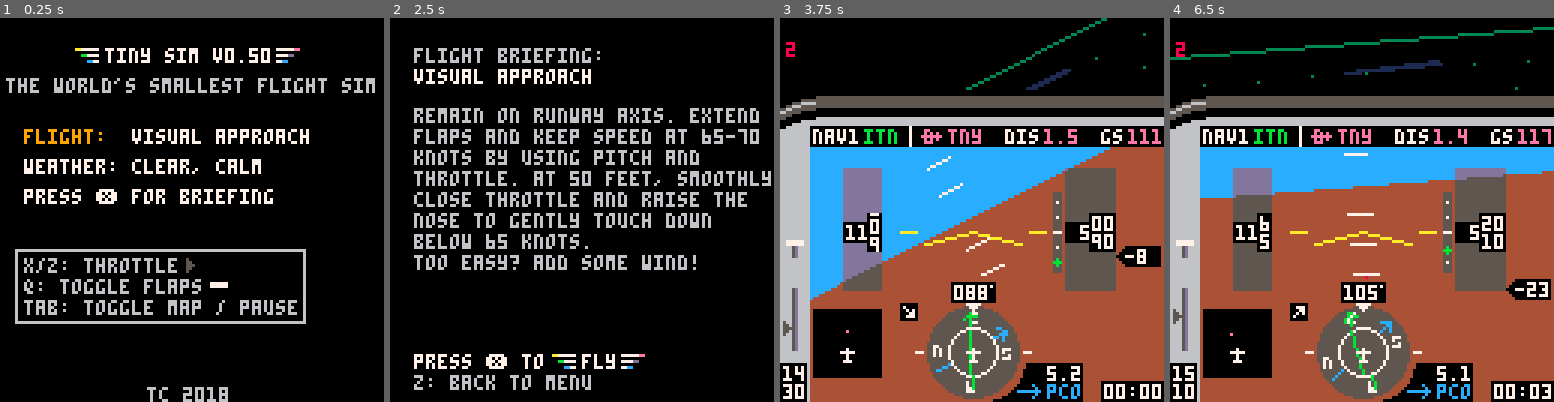
Above: before the commit, frames 1-4 (left to right).
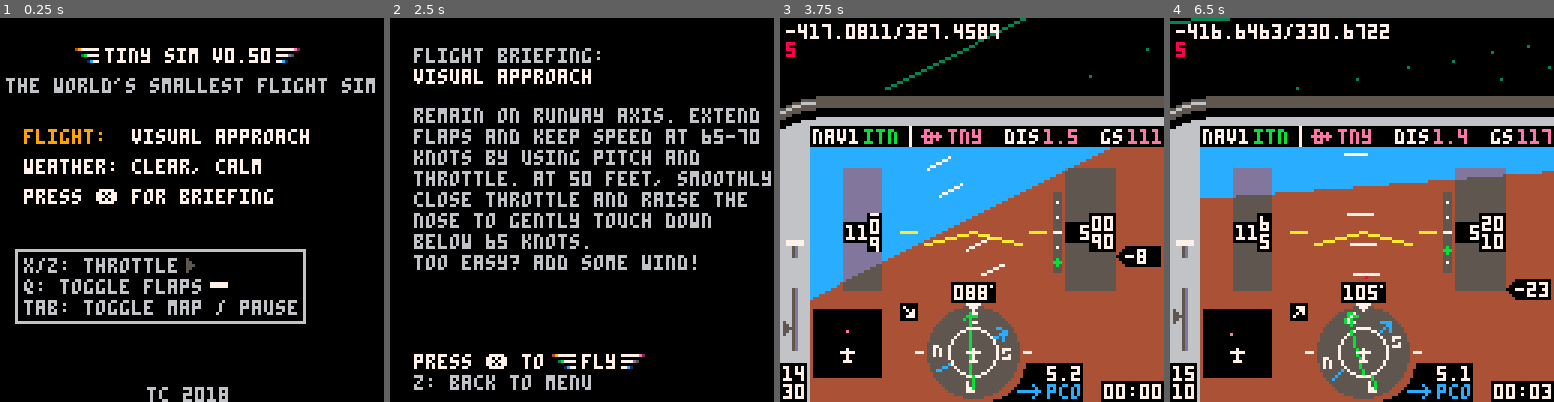
Above: after the commit, the same moments.

Repository: freds72/tiny_sim
Game: PICO-8 cartridge carts/tinysim.p8
Same seed, same stepped clock (60 frames per second), same inputs: the game is played once before the commit and once after it.
Inputs:
- Up to frame 1 (0.25 s): no input
- Up to frame 2 (2.5 s): tap O (Z key) at 0.33, 0.7, 1.43, 2.22 s; tap X (X key) at 1.07, 2.07, 2.4 s; hold Left 1.97-2.37 s; hold Down from 2.42 s (still down)
- Up to frame 3 (3.75 s): tap X (X key) every 0.33 s from 2.73 to 3.73 s; release Down at 2.82 s; hold Right 2.87-3.53 s; tap O (Z key) at 3.1 s; hold Up from 3.58 s (still down)
- Up to frame 4 (6.5 s): tap O (Z key) at 3.98, 4.87, 5.75 s; tap X (X key) every 0.33 s from 4.07 to 6.4 s; release Up at 4.08 s; hold Right 4.13-4.53 s; hold Down 4.58-5.08 s; hold Left 5.13-5.8 s; hold Up 5.85-6.18 s; hold Left from 6.23 s (still down)

The runs differ from the first frame. In frame 1, less than 0.1% of the frame differs, in the area x 19-79%, y 7-12%; in frame 2, less than 0.1%; in frame 3, 1.7%; in frame 4, 2.2%, in the area x 0-100%, y 0-19%.

Commit message:
removed obsolete code fast transparent rectangle wip

Diff:
--- /dev/null
+++ b/carts/recttrans.p8
@@ -0,0 +1,92 @@
+pico-8 cartridge // http://www.pico-8.com
+version 16
+__lua__
+local x,y=16,16
+local shades={}
+function _init()
+	for i=0,15 do
+	 for j=0,15 do
+	 	shades[i+16*j]=sget(9,i)+16*sget(9,j)
+	 end
+	end
+end
+function _update()
+	local dx,dy=0,0
+	if(btn(0)) dx=-1
+	if(btn(1)) dx=1
+	if(btn(2)) dy=-1
+	if(btn(3)) dy=1
+	x+=dx
+	y+=dy
+end
+
+function _draw()
+	cls(1)
+	circfill(64,64,20,6)
+
+	rectfillt(33+x,56+y,67+x,89+y)
+
+	fillp(0xa5a5)
+	--rect(33+x,56+y,67+x,89+y,0x87)
+	fillp()
+
+	print(flr(100*stat(1)).."%",2,2,7)
+end
+
+function rectfillt(x0,y0,x1,y1)
+	for j=y0,y1 do
+		for i=x0,x1 do
+			local c=pget(i,j)
+			pset(i,j,sget(9,c))
+		end
+ end
+end
+
+function rectfillt(x0,y0,x1,y1)
+	x0,x1=max(flr(x0)),min(flr(x1),127)
+
+	for j=max(y0),min(y1,127) do
+		linefillt(x0,j,x1)
+ end
+	--print(x0,x0,y1+9,7)
+	--print(x1..":"..(x1-x0),x1,y1+9,7)
+end
+
+function linefillt(x0,y0,x1)
+ -- odd?
+ if band(x0,0x1)>0 then
+ 	pset(x0,y0,sget(9,pget(x0,y0)))
+ 	-- move to even boundary
+ 	x0+=1
+ end
+ if band(x1,0x1)>0 then
+ 	-- move to even boundary
+ 	x1+=1
+ 	pset(x1,y0,sget(9,pget(x1,y0)))
+ end
+
+	local n=shr(x1-x0,1)
+	local mem=0x6000+64*y0+shr(x0,1)
+	for i=1,n do
+		poke(mem,shades[peek(mem)])
+		mem+=1
+	end
+end
+…(18 lines of a section not shown)…
--- a/carts/tinysim.p8
+++ b/carts/tinysim.p8
@@ -5,47 +5,53 @@
 --t cueni
 
 --scenarios (name,lat,lon,hdg,alt,pitch,bank,throttle,gps dto,nav1,nav2)
-scenarios={{"visual approach",-417,326.3,85,600,-1,0,25,3,2,1},
-           {"final approach",-408.89,230.77,85,1000,1,0,75,3,2,1},
-           {"full approach",-222.22,461.54,313,3000,0,0,91,3,2,1},
-           {"engine failure!",-244.44,261.54,50,3500,0,0,0,4,2,5},
-           {"unusual attitude",-222.22,461.54,330,450,99,99,100,3,2,1}}
+local scenarios={
+	{"visual approach",-417,326.3,85,600,-1,0,25,3,2,1},
+ {"final approach",-408.89,230.77,85,1000,1,0,75,3,2,1},
+ {"full approach",-222.22,461.54,313,3000,0,0,91,3,2,1},
+ {"engine failure!",-244.44,261.54,50,3500,0,0,0,4,2,5},
+ {"unusual attitude",-222.22,461.54,330,450,99,99,100,3,2,1}}
 --weather (name,wind,ceiling)
-wx={{"clear, calm",{0,0},20000},
-    {"clouds, breezy",{60,10},500},
-    {"low clouds, stormy",{10,45},200}}
+local wx={
+	{"clear, calm",{0,0},20000},
+ {"clouds, breezy",{60,10},500},
+ {"low clouds, stormy",{10,45},200}}
 
 --airport and navaid database (rwy hdg < 180)
-db={{-251.11,430.77,"pco","vor"},
-    {-422.22,384.62,"itn","ils",85},
-    {-422.22,384.62,"tny","apt",85},
-    {-66.67,153.85,"smv","apt",40},
-    {-177.78,246.15,"wee","vor"}}
+local db={
+	{-251.11,430.77,"pco","vor"},
+ {-422.22,384.62,"itn","ils",85},
+ {-422.22,384.62,"tny","apt",85},
+ {-66.67,153.85,"smv","apt",40},
+ {-177.78,246.15,"wee","vor"}}
 
 --general settings and vars
 palt(15,true)
 palt(0,false)
-frame=0
+local frame=0
+
+-- plane pos/orientation
+local lat,lon,heading,pitch,bank
 
 --instruments
 --ai
-aic={64,71} --center
-ai={{-87,72},{215,72},{64,-79},{64,223}}
-aipitch = {60,141}
-aistep=10
-aiwidth=8
+local aic={64,71} --center
+local ai={{-87,72},{215,72},{64,-79},{64,223}}
+local aipitch={60,141}
+local aistep=10
+local aiwidth=8
 
 --hsi
-hsic={64,111} --center
-bp={{{64,98},{64,102},{62,100},{66,100},{64,120},{64,124}},
+local hsic={64,111} --center
+local bp={{{64,98},{64,102},{62,100},{66,100},{64,120},{64,124}},
     {{1,2},{1,3},{1,4},{5,6}}} --bearing pointer
-nesw={{64,99,52},{52,111,53},{64,123,36},{76,111,37}} --cardinal directions
-cdii={{{64,98},{64,102},{62,100},{66,100},{64,120},{64,124},{64,104},{64,118}},
+local nesw={{64,99,52},{52,111,53},{64,123,36},{76,111,37}} --cardinal directions
+local cdii={{{64,98},{64,102},{62,100},{66,100},{64,120},{64,124},{64,104},{64,118}},
     {{1,2},{1,3},{1,4},{5,6},{7,8}}} --cdi
 
 --inset map
-mapc={22,111} --center
-mapclr={apt=14,vor=12,ils=15}
+local mapc={22,111} --center
+local mapclr={apt=14,vor=12,ils=15}
 
 --3d
 
@@ -75,45 +81,61 @@
 }
 local actors={}
 local all_actors={
-	tower={
-		model=all_models.tower
-	},
-	landing={
+	runway={
 		model=all_models.landing_strip
-	}
+  },
+  papi={
+    draw=function(self,x,y,z,w)
+      local v=make_v(self.pos,cam.pos)
+      v_normz(v)
+      local d=v_dot(v_up,v)
+      local c=7
+      if d>0.1 then
+       c=8
+      elseif d<-0.1 then
+       c=11
+      end
+      pset(x,y,c)
+      print(self.pos[1].."/"..self.pos[3],x,y-8,1)
+    end
+  }
 }
 
 function _init()
-  menu=1
-  item=0
-  scen=1
-  wnd=1
-  --
-  rpm=2200
-  tas=112
-  vs=0
-  aoa=0
-  timer=0
-  flps=0
-  blag=0 --bank lag
-  plag=0 --pitch lag
-  slag=0 --stall lag
-  --
-  brg={}
-  dist={}
-  crs=0
-  cdi=0
-  --
-  rec=0
-  flight={}
-
-  --3d
-  cam=make_cam(64,12,64)
+ menu=1
+ item=0
+ scen=1
+ wnd=1
+ --
+ rpm=2200
+ tas=112
+ vs=0
+ aoa=0
+ timer=0
+ flps=0
+ blag=0 --bank lag
+ plag=0 --pitch lag
+ slag=0 --stall lag
+ --
+ brg={}
+ dist={}
+ crs=0
+ cdi=0
+ --
+ rec=0
+ flight={}
+
+ --3d
+ cam=make_cam(64,12,64)
 
  --
  actors={}
-	add(actors,make_actor(all_actors.landing,{-422.2,0,384.6},85/360)) -- tny
-	add(actors,make_actor(all_actors.landing,{-66.7,0,153.8},40/360)) -- smv
+	add(actors,make_actor(all_actors.runway,{-422.2,0,384.6},85/360)) -- tny
+	add(actors,make_actor(all_actors.papi,{-412.2,0,345.6})) --
+	add(actors,make_actor(all_actors.papi,{-412.2,0,346.6})) --
+ add(actors,make_actor(all_actors.papi,{-412.2,0,347.6})) --
+
+	add(actors,make_actor(all_actors.runway,{-66.7,0,153.8},40/360)) -- smv
 end
 
 function scenario(s)
@@ -372,6 +394,7 @@
 function calcposition()
    local dx=-groundspeed*sin(track/360)/2880
    local dy=groundspeed*cos(track/360)/2880
+   -- todo: clarify world coord space
    lon+=dx
    lat-=dy
 end
@@ -569,6 +592,7 @@
   groundspeed=flr(10*groundspeed+0.5)
   wca=atan2(tas+relh,relc)*360
   wca=(wca+180)%360-180
+		-- actual 2d velocity direction
   track=heading+wca
 end
 
@@ -589,34 +613,25 @@
   if(rec%150==1) add(flight, {lat,lon,alt})
 end
 
---triangle fill functions written by nusan
-function clip2(v)
-	return max(-1,min(128,v))
-end
-
-function lerp(a,b,alpha)
-	return a*(1.0-alpha)+b*alpha
-end
-
 function drawmenu()
   local c = frame%16<8 and 7 or 9
   cls()
   spr(2,25,10)
   spr(3,92,10)
-		print("tiny sim v0.50",35,10,7)
-		print("the world's smallest flight sim",2,20,6)
-		print("flight:",8,37,item==0 and c or 7)
-		print(scenarios[scen][1],44,37,7)
+  print("tiny sim v0.50",35,10,7)
+  print("the world's smallest flight sim",2,20,6)
+  print("flight:",8,37,item==0 and c or 7)
+  print(scenarios[scen][1],44,37,7)
  	print("weather:",8,47,item==1 and c or 7)
-		print(wx[wnd][1],44,47,7)
-		print("press ❎ for briefing",8,57,7)
-		print("x/z: throttle",8,80,6)
-		print("q: toggle flaps",8,87,6)
-		print("tab: toggle map / pause",8,94,6)
-		rect(5,77,101,101,6)
-		rectfill(70,88,75,89,7) --flaps
-		spr(4,62,80) --throttle
-		print("tc 2018",49,123,6)
+  print(wx[wnd][1],44,47,7)
+  print("press ❎ for briefing",8,57,7)
+  print("x/z: throttle",8,80,6)
+  print("q: toggle flaps",8,87,6)
+  print("tab: toggle map / pause",8,94,6)
+  rect(5,77,101,101,6)
+  rectfill(70,88,75,89,7) --flaps
+  spr(4,62,80) --throttle
+  print("tc 2018",49,123,6)
 end
 
 function drawmap(message)
@@ -665,9 +680,7 @@
 
 function scalemap(_x,_y)
   --based on 16nm per 128px
-  local y=128+_y/600*128
-  local x=_x/600*128
-  return x,y
+  return (_x/600)*128,128+(_y/600)*128
 end
 
 function drawbriefing()
@@ -832,13 +845,14 @@
     --3d
   	zbuf_clear()
 
-  	local q=make_q(v_right,-pitch/360)
+   local q=make_q(v_right,-pitch/360)
 	  q_x_q(q,make_q(v_fwd,-bank/360))
+	  local q2=make_q(v_up,heading/360)
+	  q_x_q(q2,q)
 	  -- avoid matrix skew
-	  q_normz(q)
-
+	  q_normz(q2)
 	  -- update cam
-	  cam:track({lat,alt/25,lon},q)
+	  cam:track({lat,alt/25,lon},q2)
 
 	  zbuf_filter(actors)
 
@@ -874,29 +888,13 @@
     dispgs()
     dispflaps()
     dispwind()
-    --3d
+    -- 3d
 	  clip(0,0,128,24)
 	  draw_ground()
 	  zbuf_draw()
 	  clip()
 
-	   -- draw all the objects
-	   --[[
-	   if(alt<ceiling) then
-	     for shape in all(objects) do
-		      local np={}
-		      for p in all(shape.points) do
-          local nt = {}
-          nt[1] = p[1] + shape.pos[1]
-          nt[2] = p[2] + shape.pos[2]
-          nt[3] = p[3] + shape.pos[3]
-          nt[4] = p[4]
-          add(np, nt)
-        end
-        draw_points(np)
-      end
-    end
-    ]]
+   print(lat.."/"..lon,2,2,7)
   end
 end
 
@@ -1236,11 +1234,10 @@
 			y-=self.pos[2]
 			z-=self.pos[3]
 			x,y,z=m_x_xyz(self.m,x,y,z)
-			-- too close to cam plane?
-			if(z<0.001) return nil,nil,-1,nil
+
 			-- view to screen
-	 		local w=focal/z
- 			return x0+x*w,y0-y*w,z,w
+	 	local w=focal/z
+ 		return x0+x*w,y0-y*w,z,w
 		end,
 		-- project cam-space points into 2d
 		project2d=function(self,v)
@@ -1255,7 +1252,7 @@
 function draw_ground(self)
 
 	-- draw horizon
-	local zfar=-96
+	local zfar=-512
 	local x,y=-64*zfar/64,64*zfar/64
 	local farplane={
 			{x,y,zfar},
@@ -1358,11 +1355,11 @@
 
 
 __gfx__
-00000000fff7777faa777777777777ee5fffffff7fffffff77ff777fffffffff0000000000000000000000000000000000000000000000000000000000000000
+00000000fff7777f49777777777777e25fffffff7fffffff77ff777fffffffff0000000000000000000000000000000000000000000000000000000000000000
 00000000ff7fffffffffffffffffffff55fffffff7f7ffff7f7f777ffffffeff0000000000000000000000000000000000000000000000000000000000000000
-00000000f7ffffffffbb77777777ddff555fffffff77ffff7f7f7f7feeeeeeef0000000000000000000000000000000000000000000000000000000000000000
+00000000f7ffffffff3b77777777d5ff555fffffff77ffff7f7f7f7feeeeeeef0000000000000000000000000000000000000000000000000000000000000000
 000000007fffffffffffffffffffffff55fffffff777fffffffffffffffffeff0000000000000000000000000000000000000000000000000000000000000000
-00000000ffffffffffffcc7777ccffff5fffffffffffffffffffffffffffffff0000000000000000000000000000000000000000000000000000000000000000
+00000000ffffffffffff1c7777c1ffff5fffffffffffffffffffffffffffffff0000000000000000000000000000000000000000000000000000000000000000
 00000000ffffffffffffffffffffffffffffffffffffffffffffffffffffffff0000000000000000000000000000000000000000000000000000000000000000
 00000000ffffffffffffffffffffffffffffffffffffffffffffffffffffffff0000000000000000000000000000000000000000000000000000000000000000
 00000000ffffffffffffffffffffffffffffffffffffffffffffffffffffffff0000000000000000000000000000000000000000000000000000000000000000
Not shown, changed: 17 lines of the sprite sheet (__gfx__) section of carts/recttrans.p8
